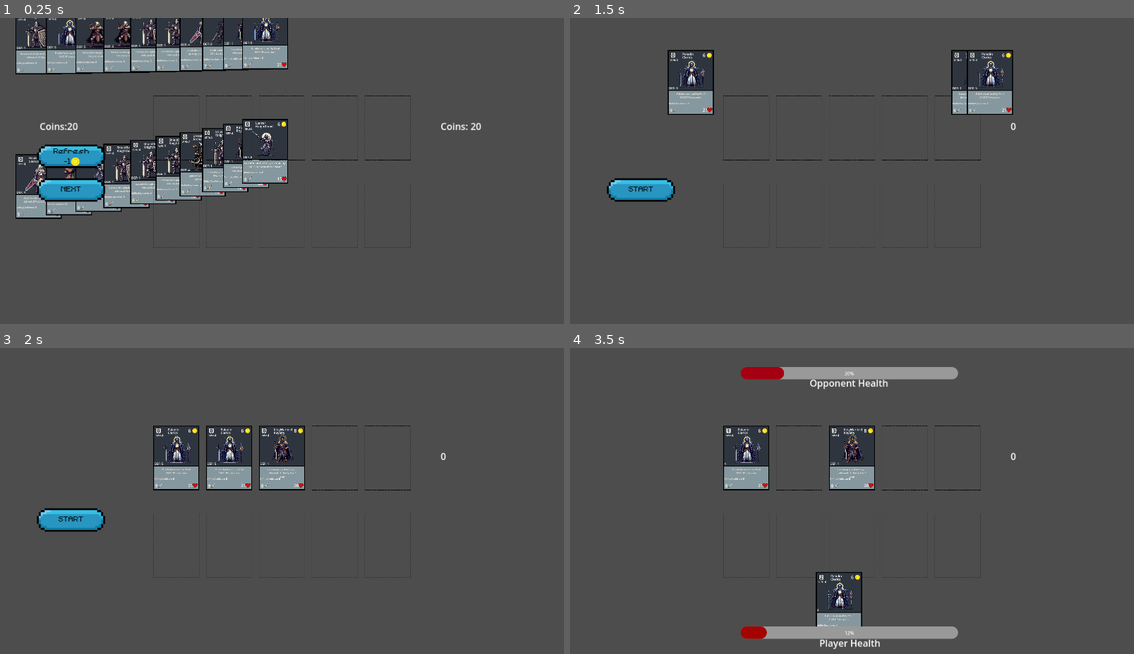
Above: before the commit, frames 1-4 (two rows, left to right).
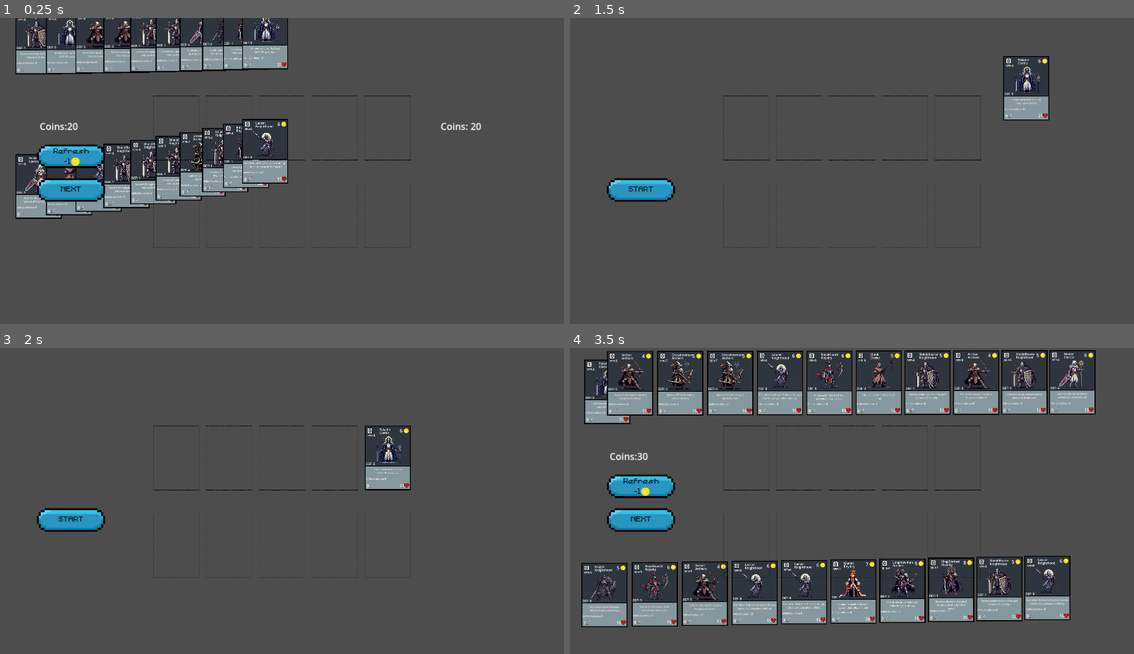
Above: after the commit, the same moments.

Repository: jbkarbowsky/cardgame_v0.1
Game: Godot game, scene res://Main.tscn
Two runs of this game, one before a commit and one after it. Both use one fixed random seed, a clock stepped at 60 frames per second and the inputs below.
Inputs (mouse positions are in pixels of both pictures, inside the frame that each line leads up to):
- Up to frame 1 (0.25 s): no input
- Up to frame 2 (1.5 s): click (643, 189) at 0.5 s; click (643, 189) at 1.25 s
- Up to frame 3 (2 s): no input
- Up to frame 4 (3.5 s): click (643, 519) at 2 s; move the mouse to (976, 491) at 2.77 s; click (976, 491) at 2.92 s

Frame 1 is identical in both runs. In frame 2, 5.1% of the frame differs, in the area x 17-85%, y 10-37%; in frame 3, 6.6%; in frame 4, 41%, in the area x 2-94%, y 0-99%.

Commit message:
AI update - bug to fix

Diff:
--- a/Main.tscn
+++ b/Main.tscn
@@ -95,17 +95,6 @@
 text = "AI COINS:"
 metadata/_edit_use_anchors_ = true
 
-[node name="CardLimit" type="Label" parent="."]
-visible = false
-offset_left = 786.0
-offset_top = 439.0
-offset_right = 965.0
-offset_bottom = 462.0
-scale = Vector2(2, 2)
-text = "You have MAX cards"
-horizontal_alignment = 1
-vertical_alignment = 1
-
 [node name="NotEnoughCoins" type="Label" parent="."]
 visible = false
 offset_left = 102.0
@@ -116,6 +105,18 @@
 text = "Not enough coins! "
 horizontal_alignment = 1
 vertical_alignment = 1
+
+[node name="Hand_deck_limit" type="Label" parent="."]
+visible = false
+offset_left = 102.0
+offset_top = 215.0
+offset_right = 308.0
+offset_bottom = 295.0
+scale = Vector2(2, 2)
+text = "You have reach the limit of cards in hand! "
+horizontal_alignment = 1
+vertical_alignment = 1
+autowrap_mode = 3
 
 [node name="RefreshShopButton" type="TextureButton" parent="."]
 offset_left = 129.0
--- a/Scripts/AI_Shop.gd
+++ b/Scripts/AI_Shop.gd
@@ -16,24 +16,61 @@
 var AI_shop_deck_reference
 var card_limit = 5
 
+func check_faction_bonus(hand):
+	var faction_count = {
+		"Royality": 0,
+		"Archers": 0,
+		"Knighthood": 0,
+		"Clerics": 0
+	}
+	for card in hand:
+		var faction = card.get_node("Faction").text
+		if faction in faction_count:
+			faction_count[faction] += 1
+
+	var most_common_faction = ""
+	var highest_count = 0
+	for faction in faction_count.keys():
+		if faction_count[faction] > highest_count:
+			highest_count = faction_count[faction]
+			most_common_faction = faction
+
+		if faction_count.has(most_common_faction) and faction_count[most_common_faction] == 0:
+			return ""
+		else:
+			return most_common_faction
+
+
+
 func pick_card():
 	var picked_card = null
-	var highest_HP = 0
-	for card in AI_shop_deck:
-		var card_HP = int(card.get_node("HP").text)
-		var cost = int(card.get_node("Cost").text)
-		if cost <= AI_starting_coins and card_HP > highest_HP:
-			highest_HP = card_HP
-			picked_card = card
-	if picked_card:
-		AI_shop_deck.erase(picked_card)
-		AI_starting_coins -= int(picked_card.get_node("Cost").text)
-		$"../../AICoins".text = str(AI_starting_coins)
+	var faction_card = check_faction_bonus(AI_shop_deck)
+	print(faction_card)
+	if faction_card != "":
+		for card in AI_shop_deck:
+			var cost = int(card.get_node("Cost").text)
+			if card.get_node("Faction").text == faction_card and cost <= AI_starting_coins:
+				picked_card = card
+			AI_player_hand.erase(picked_card)
+	else:
+		var temp_most_value = 0
+		for card in AI_shop_deck:
+			var SPD = card.get_node("SPD").text.to_int()
+			var ATK = card.get_node("Attack").text.to_int()
+			var combined_SPD_ATK = SPD+ATK
+			if combined_SPD_ATK > temp_most_value:
+				picked_card=card
+			AI_player_hand.erase(picked_card)
 	return picked_card
 
 func add_card_to_hand():
 	for i in range(5):
 		var picked_card = pick_card()
+
+
+		AI_starting_coins -= int(picked_card.get_node("Cost").text)
+		$"../../AICoins".text = "AI coins: " + str(AI_starting_coins)
+
 		if picked_card:
 			var slot_found = false
 			for j in range($"../AI_PlayerHand".get_child_count()):
@@ -46,7 +83,7 @@
 					card_slot.card_in_slot = true
 					slot_found = true
 					AI_player_hand.append(picked_card)
-					break  # Przerwij pętlę, gdy znajdziesz pusty slot
+					break
 			if not slot_found:
 				print("Nie znaleziono pustego slotu dla karty AI:", picked_card.name)
 
@@ -112,6 +149,3 @@
 func animate_card_to_pos(card, pos):
 	var tween = get_tree().create_tween()
 	tween.tween_property(card, "position", pos, 0.5)
-
-func _process(delta: float) -> void:
-	pass
--- a/Scripts/BattleManager.gd
+++ b/Scripts/BattleManager.gd
@@ -15,7 +15,6 @@
 var card_states = {}
 
 var battle_timer
-
 
 
 # Called when the node enters the scene tree for the first time.
@@ -37,8 +36,10 @@
 	$"../Start".visible = true
 	$"../EndTurnButton".visible = false
 	$"../EndTurnButton".disabled = true
+	$"../AICoins".visible = false
 
 func _on_next_button_pressed() -> void:
+	$"../AICoins".visible = true
 	$"../Coins".visible = false
 	$"../RefreshShopButton".visible = false
 	$"../NextButton".visible = false
--- a/Scripts/CardManager.gd
+++ b/Scripts/CardManager.gd
@@ -9,7 +9,7 @@
 var is_hovering_on_card
 var shop_deck_reference
 var player_hand = []
-
+var battle_timer
 # Card slot counter to place cards
 var counter = 0
 
@@ -21,6 +21,9 @@
 # Called when the node enters the scene tree for the first time.
 func _ready() -> void:
 	shop_deck_reference = $"../ShopDeck"
+	battle_timer = $"../BattleTimer"
+	battle_timer.one_shot = true
+	battle_timer.wait_time = 1
 
 # Mouse handler
 func _input(event):
@@ -57,13 +60,19 @@
 				break
 
 		if card_slot != null:
-			card.get_node("Area2D/CollisionShape2D").disabled = true
-			shop_deck_reference.animate_card_to_pos(card, pos)
-			card.card_in_player_field = true
-			card_slot.card_in_slot = true
-			card.what_card_slot = card_slot
-			player_hand.append(card)
-			shop_deck_reference.shop_deck.erase(card)
+			if player_hand.size() >= 5:
+				$"../Hand_deck_limit".visible = true
+				battle_timer.start()
+				await battle_timer.timeout
+				$"../Hand_deck_limit".visible = false
+			else:
+				card.get_node("Area2D/CollisionShape2D").disabled = true
+				shop_deck_reference.animate_card_to_pos(card, pos)
+				card.card_in_player_field = true
+				card_slot.card_in_slot = true
+				card.what_card_slot = card_slot
+				player_hand.append(card)
+				shop_deck_reference.shop_deck.erase(card)
 
 
 # Card dragging
@@ -83,13 +92,13 @@
 	if card_slot_found:
 		if card_found and card_found != card_dragged:
 			card_found.position = card_dragged_initial_position
-			card_found.what_card_slot.card_in_slot = true
+			card_slot_found.card_in_slot = true
 			card_dragged.what_card_slot.card_in_slot = true
 			card_dragged.position = card_slot_found.position
 		else:
 			card_dragged.what_card_slot.card_in_slot = false
 			card_dragged.position = card_slot_found.position
-			card_slot_found.card_in_slot = true
+			card_slot_found.card_in_slot = false
 	else:
 		add_card_to_hand(card_dragged, card_dragged_initial_position)
 	card_dragged = null
--- a/Scripts/CardSpecialAbilities.gd
+++ b/Scripts/CardSpecialAbilities.gd
@@ -74,7 +74,8 @@
 			card_attack += 1
 			card_defense += 1
 			card.get_node("Attack").text = str(card_attack)
-			card.get_node("DEF").text = str(card_defense)
+			card.get_node("DEF").text = "DEF: " + str(card_defense)
+			card.set_meta("faction_bonus", true)
 			print(faction, " bonus applied to ", card.get_node("Name").text)
 
 func remove_faction_bonus(hand, faction):
@@ -82,11 +83,12 @@
 		if card.get_node("Faction").text == faction:
 			var card_attack = int(card.get_node("Attack").text)
 			var card_defense = int(card.get_node("DEF").text)
-			if card_attack > 0 and card_defense > 0:
+			if card_attack > 0 and card_defense > 0 and card.has_meta("fraction_bonus") == true:
 				card_attack -= 1
 				card_defense -= 1
 				card.get_node("Attack").text = str(card_attack)
-				card.get_node("DEF").text = str(card_defense)
+				card.get_node("DEF").text = "DEF: " + str(card_defense)
+				card.set_meta("faction_bonus", false)
 				print(faction, " bonus removed from ", card.get_node("Name").text)
 
 
@@ -116,7 +118,7 @@
 		"Archer":
 			activate_archer_ability(card.card_id, hand)
 		"Crossbowman":
-			activate_crossbowman_ability(card.card_id, hand)
+			activate_crossbowman_ability(card, hand)
 		"Longbowman":
 			activate_longbowman_ability(card.card_id, hand)
 
